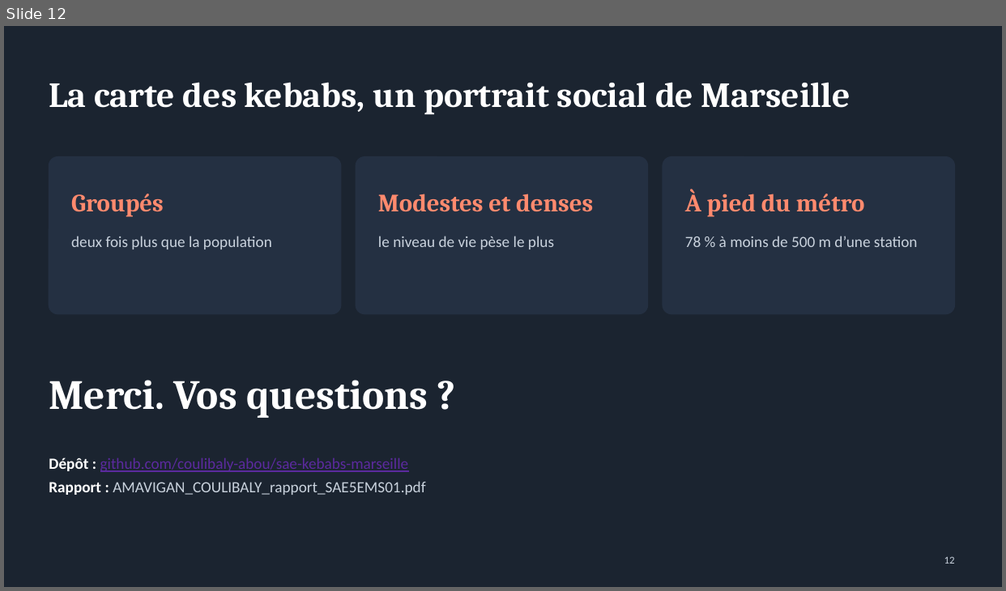
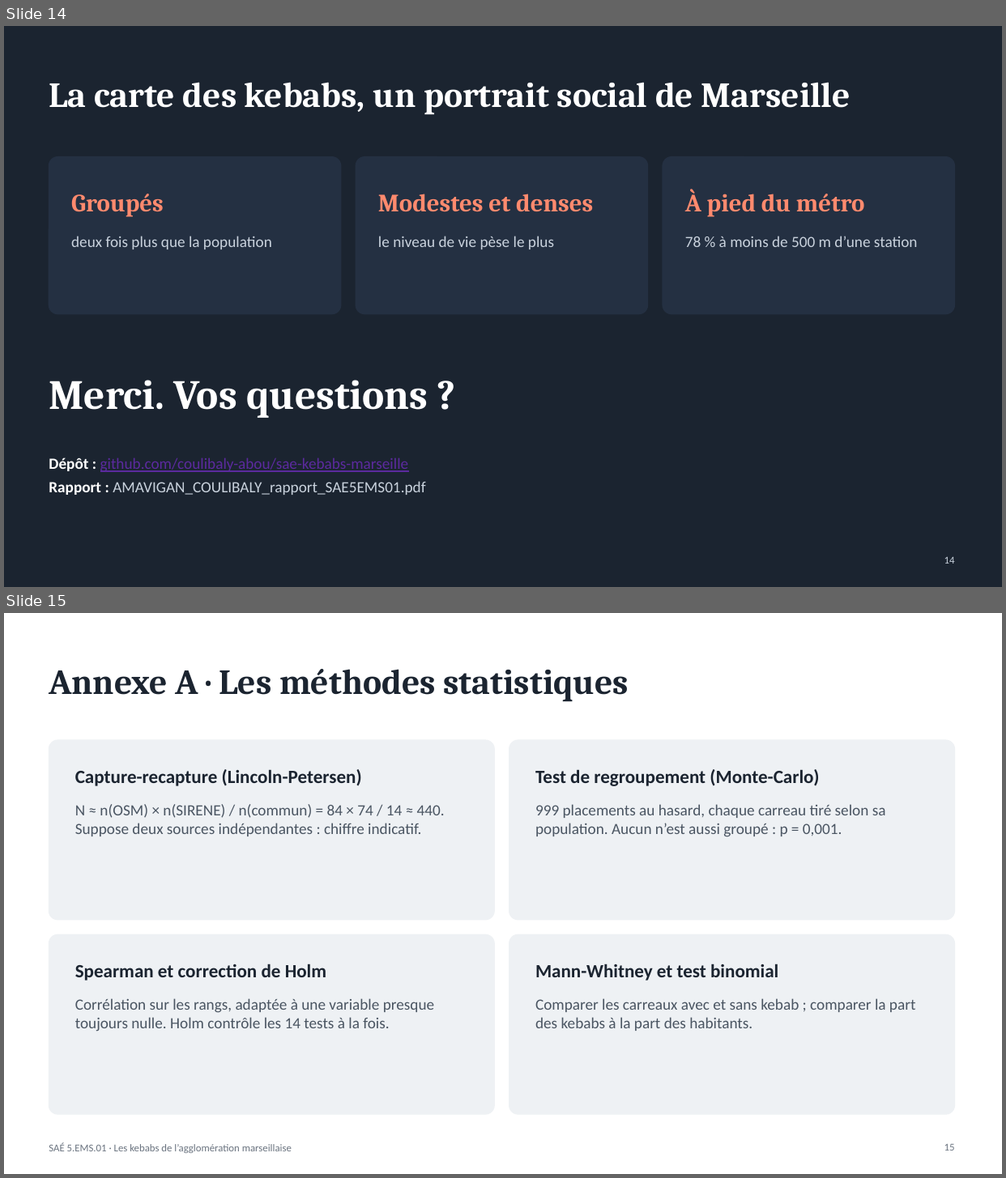
Before and after one commit to coulibaly-abou/sae-kebabs-marseille, a slide deck: rapport/AMAVIGAN_COULIBALY_soutenance_SAE5EMS01.pptx. Shown one above the other, each under a label of ours: slide 12 before the commit, slides 14 and 15 after it. The pictures are 1006x591 and 1006x1178 pixels, drawn with LibreOffice and Linux fonts; fonts in the diff are those of the drawing. Boxes give left, top, right and bottom in pixels: in the first picture for what was removed or moved away, otherwise in the second. Text is boxed around its words. In the diff, an @@ line names an element or a change of style, - is before the commit and + after.

```diff
--- a/rapport/AMAVIGAN_COULIBALY_soutenance_SAE5EMS01.pptx
+++ b/rapport/AMAVIGAN_COULIBALY_soutenance_SAE5EMS01.pptx
@@ slide 15 added at [4,613,1002,1174], background #FFFFFF @@
@@ title added at [49,669,629,702], 34 pt, text #1B2430, bold @@
+Annexe A · Les méthodes statistiques
@@ rounded rectangle added at [49,740,494,920], fill #EEF1F4, outline #EEF1F4 1 pt @@
@@ rounded rectangle added at [509,740,955,920], fill #EEF1F4, outline #EEF1F4 1 pt @@
@@ text added at [75,769,362,786], 18 pt, text #1B2430, bold @@
+Capture-recapture (Lincoln-Petersen)
@@ text added at [535,769,819,786], 18 pt, text #1B2430, bold @@
+Test de regroupement (Monte-Carlo)
@@ text added at [75,804,445,837], 15 pt, text #4A5562 @@
+N ≈ n(OSM) × n(SIRENE) / n(commun) = 84 × 74 / 14 ≈ 440. Suppose deux sources indépendantes : chiffre indicatif.
@@ text added at [535,804,886,837], 15 pt, text #4A5562 @@
+999 placements au hasard, chaque carreau tiré selon sa population. Aucun n’est aussi groupé : p = 0,001.
@@ rounded rectangle added at [49,935,494,1114], fill #EEF1F4, outline #EEF1F4 1 pt @@
@@ rounded rectangle added at [509,935,955,1114], fill #EEF1F4, outline #EEF1F4 1 pt @@
@@ text added at [75,964,326,981], 18 pt, text #1B2430, bold @@
+Spearman et correction de Holm
@@ text added at [535,964,778,981], 18 pt, text #1B2430, bold @@
+Mann-Whitney et test binomial
@@ text added at [75,999,434,1032], 15 pt, text #4A5562 @@
+Corrélation sur les rangs, adaptée à une variable presque toujours nulle. Holm contrôle les 14 tests à la fois.
@@ text added at [535,999,915,1031], 15 pt, text #4A5562 @@
+Comparer les carreaux avec et sans kebab ; comparer la part des kebabs à la part des habitants.
@@ text added at [49,1144,292,1153], 10 pt, text #6B7480 @@
+SAÉ 5.EMS.01 · Les kebabs de l’agglomération marseillaise
@@ page number added at [944,1144,955,1151], 10 pt, text #6B7480 @@
+15
@@ what was slide 12 is now slide 14 @@
@@ page number at [944,557,955,564]: text changed @@
-12
+14
```
Also in this commit, not shown: 5 slides changed, 3 other slides added, 17 other files.
